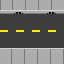
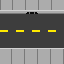
Layered file, before and after one edit (64×64). Changes by layer:
painted on "Layer" over [14,12,56,14]
